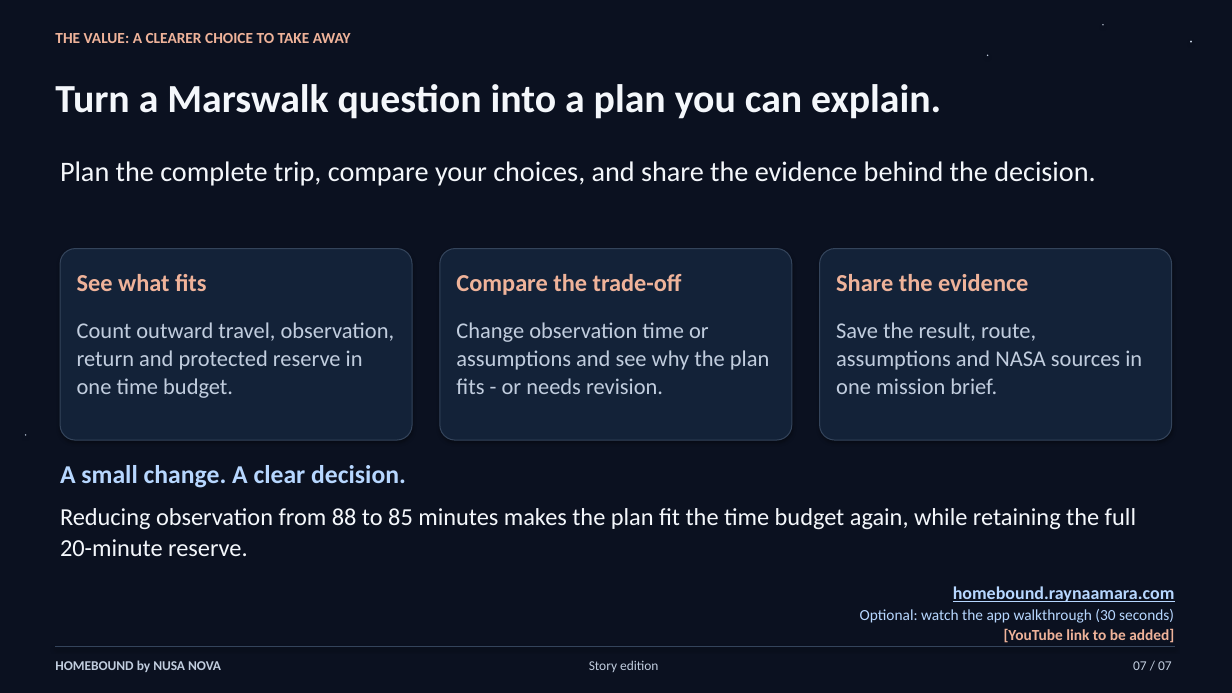
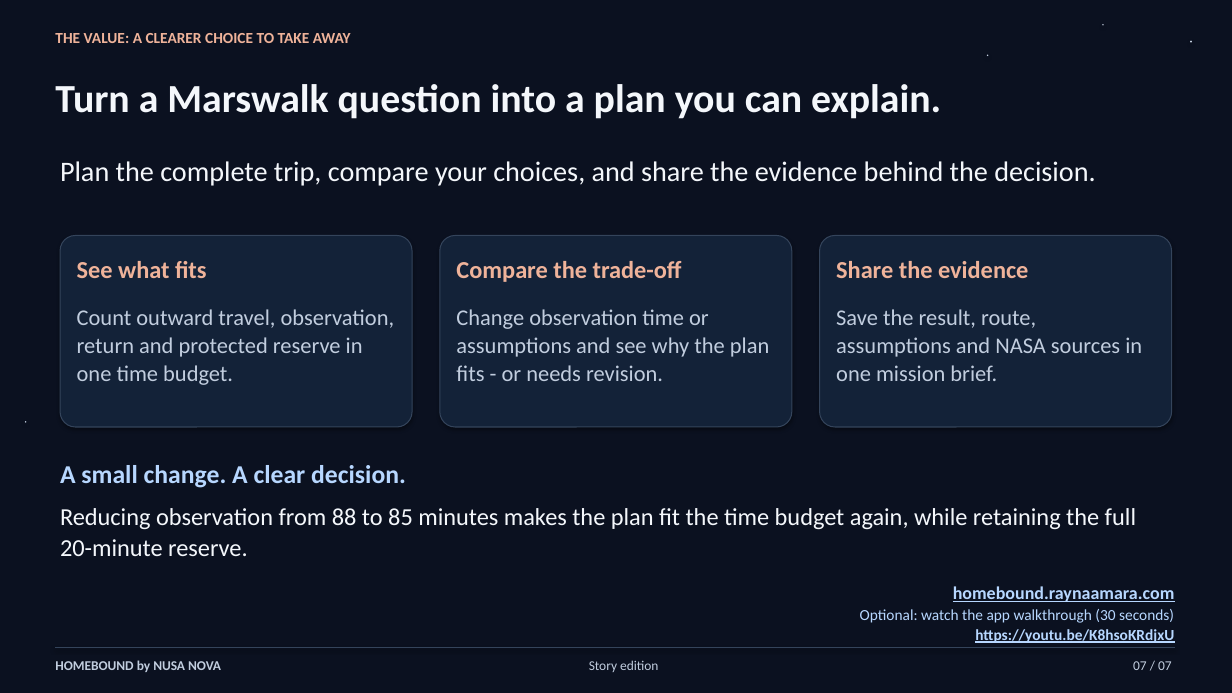
Before and after one commit to raynaamara/homebound, a slide deck: slide 7 of docs/demo/HOMEBOUND_Project_Demo_Story_EN.pptx. Drawn at 1232x693 pixels with LibreOffice and Linux fonts; fonts in the diff are those of the drawing. Boxes give left, top, right and bottom in pixels: in the first picture for what was removed or moved away, otherwise in the second. Text is boxed around its words. In the diff, an @@ line names an element or a change of style, - is before the commit and + after.

Commit message:
Slide deck revision

```diff
--- a/docs/demo/HOMEBOUND_Project_Demo_Story_EN.pptx
+++ b/docs/demo/HOMEBOUND_Project_Demo_Story_EN.pptx
@@ 6 texts, 3 rounded rectangles: place and size @@
-6 texts, 3 rounded rectangles at (60, 249, 1172, 440)
+6 texts, 3 rounded rectangles at (60, 236, 1172, 427)
@@ text at (975, 629, 1174, 643): text changed; text colour #EFB39A to #B7D7FF @@
-[YouTube link to be added]
+https://youtu.be/K8hsoKRdjxU
```
Also in this commit, not shown: 1 other file.
